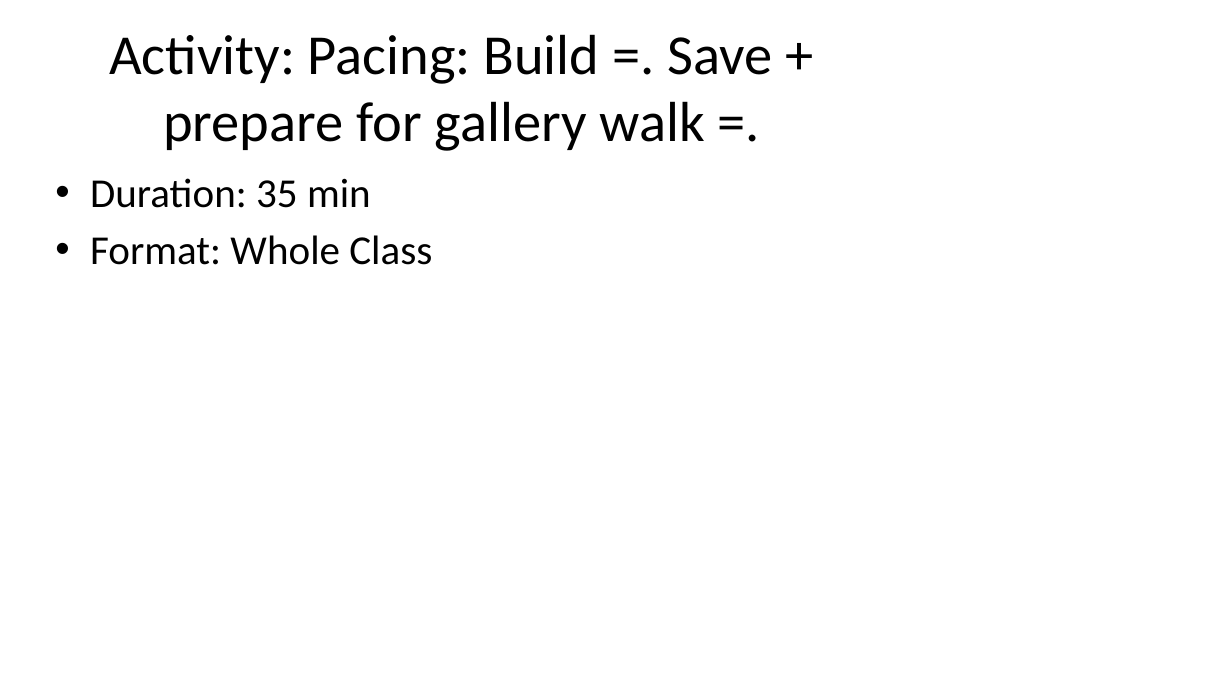
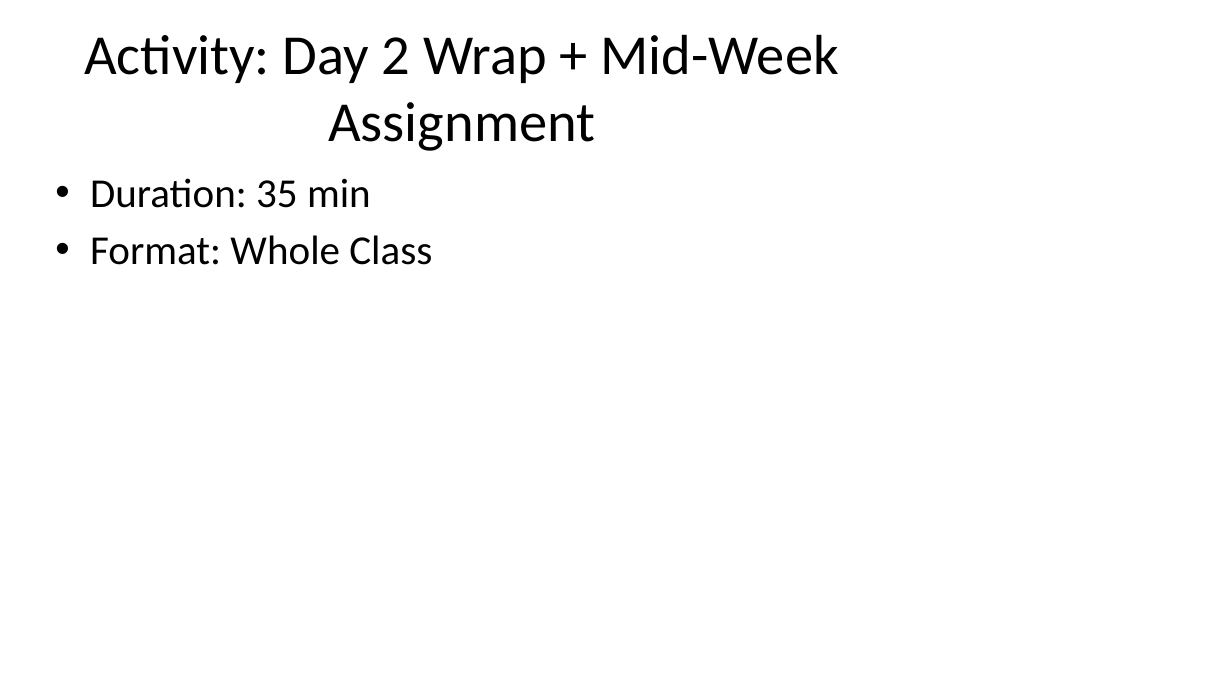
Before and after one commit to nlwtest2020/AyElSeeMoldo, a slide deck: slide 18 of curriculum-planner/output/slides/session_02_slides.pptx (slide 12 before the commit). Drawn at 1232x693 pixels with LibreOffice and Linux fonts; fonts in the diff are those of the drawing. Boxes give left, top, right and bottom in pixels: in the first picture for what was removed or moved away, otherwise in the second. Text is boxed around its words. In the diff, an @@ line names an element or a change of style, - is before the commit and + after.

```diff
--- a/curriculum-planner/output/slides/session_02_slides.pptx
+++ b/curriculum-planner/output/slides/session_02_slides.pptx
@@ title at box(84, 34, 839, 151): text changed @@
-Activity: Pacing: Build =. Save + prepare for gallery walk =.
+Activity: Day 2 Wrap + Mid-Week Assignment
```
Also in this commit, not shown: 4 other slides changed, 4 slides added, 2 slides removed, 11 other files.
